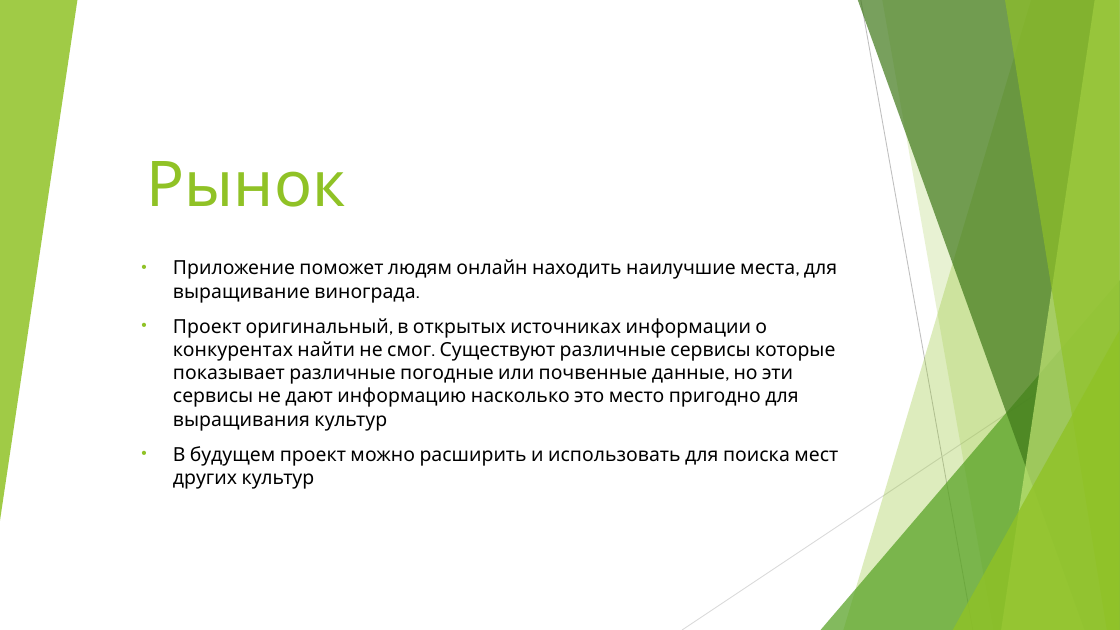
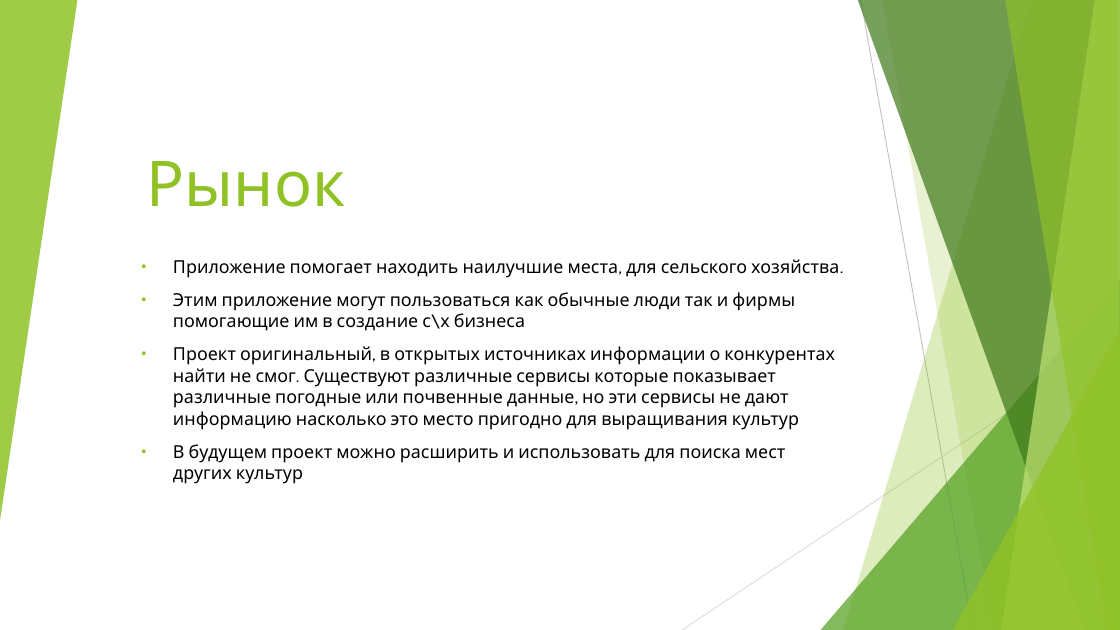
Before and after one commit to rzrka/vineyard, a slide deck: slide 7 of source/диплом.pptx (slide 4 before the commit). Drawn at 1120x630 pixels with LibreOffice and Linux fonts; fonts in the diff are those of the drawing. Boxes give left, top, right and bottom in pixels: in the first picture for what was removed or moved away, otherwise in the second. Text is boxed around its words. In the diff, an @@ line names an element or a change of style, - is before the commit and + after.

```diff
--- a/source/диплом.pptx
+++ b/source/диплом.pptx
@@ subtitle at [173,259,839,331]: text changed; size 16.6 to 15.3 pt @@
-• Приложение поможет людям онлайн находить наилучшие места, для выращивание винограда.
+• Приложение помогает находить наилучшие места, для сельского хозяйства.
+• Этим приложение могут пользоваться как обычные люди так и фирмы помогающие им в создание с\х бизнеса
@@ subtitle at [173,346,835,484]: size 16.6 to 15.3 pt in "Проект оригинальный, в открытых источниках информации о ...", "В будущем проект можно расширить и использовать ..." @@
```
Also in this commit, not shown: 2 other slides changed, 2 slides added, 2 slides removed, 49 other files.
